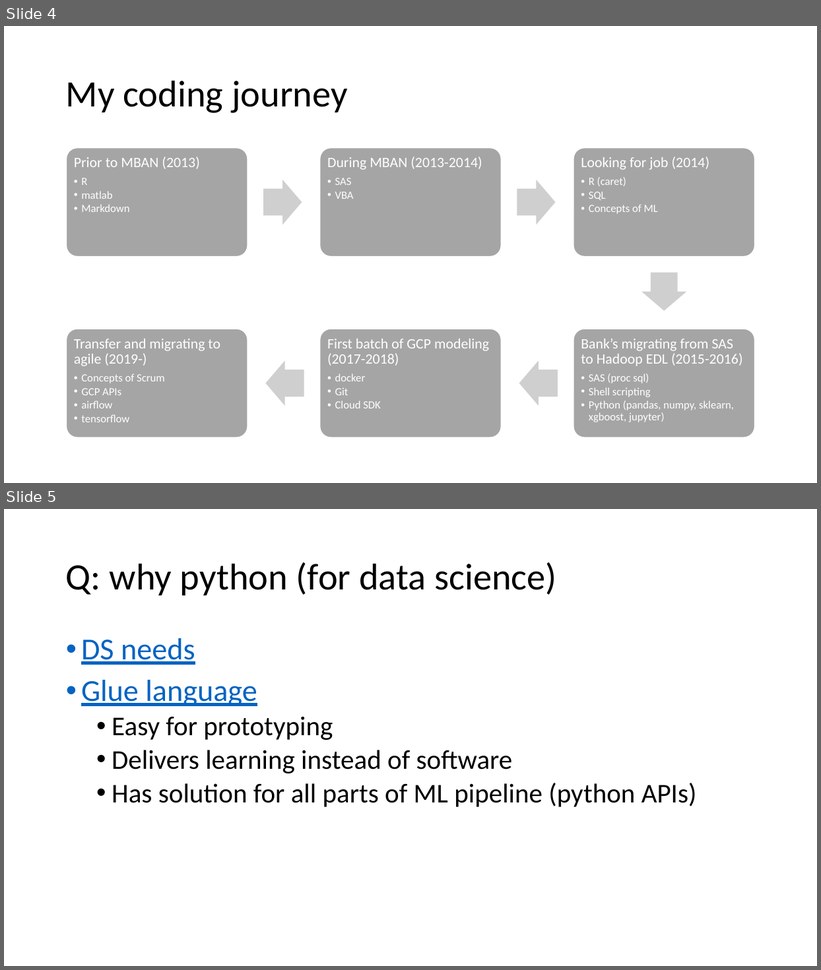
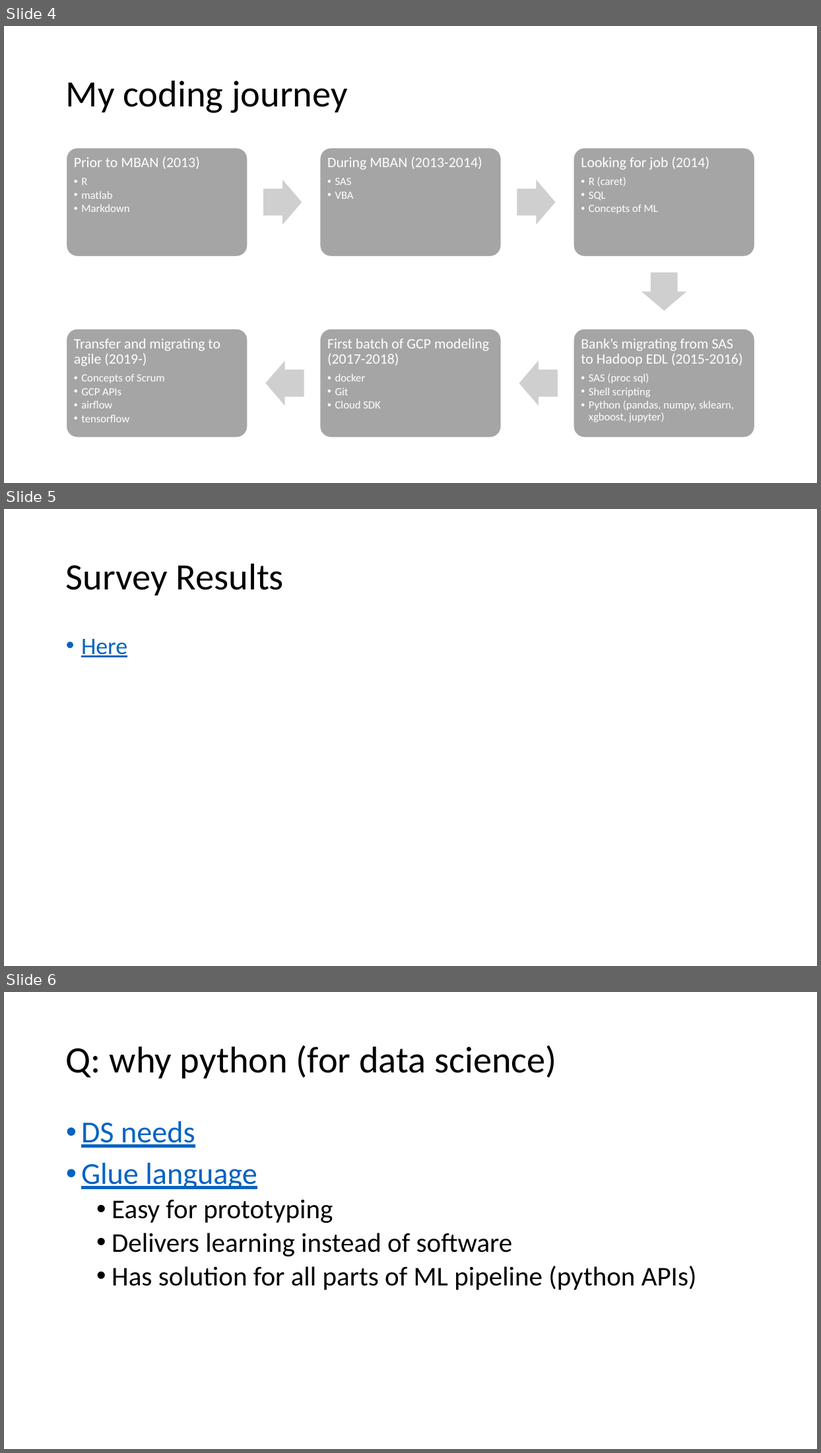
Before and after one commit to senine/workshop, a slide deck: Intro.pptx. Shown one above the other, each under a label of ours: slides 4 and 5 before the commit, slides 4, 5 and 6 after it. The pictures are 821x970 and 821x1453 pixels, drawn with LibreOffice and Linux fonts; fonts in the diff are those of the drawing. Boxes give left, top, right and bottom in pixels: in the first picture for what was removed or moved away, otherwise in the second. Text is boxed around its words. In the diff, an @@ line names an element or a change of style, - is before the commit and + after.

```diff
--- a/Intro.pptx
+++ b/Intro.pptx
@@ slide 5 added at (4,509,817,966), background #FFFFFF @@
@@ title added at (66,563,284,595), 44 pt, text #000000 @@
+Survey Results
@@ text added at (81,639,127,657), 28 pt, text #0563C1, underline @@
+• Here
@@ what was slide 5 is now slide 6 @@
```
Also in this commit, not shown: 3 slides changed, 1 other slide added, 1 slide removed, 9 other files.
